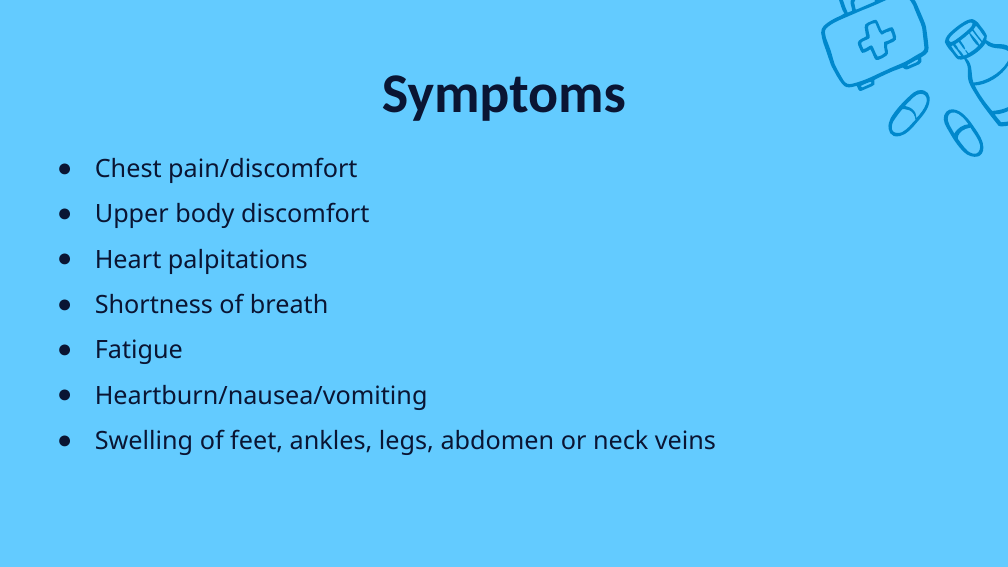
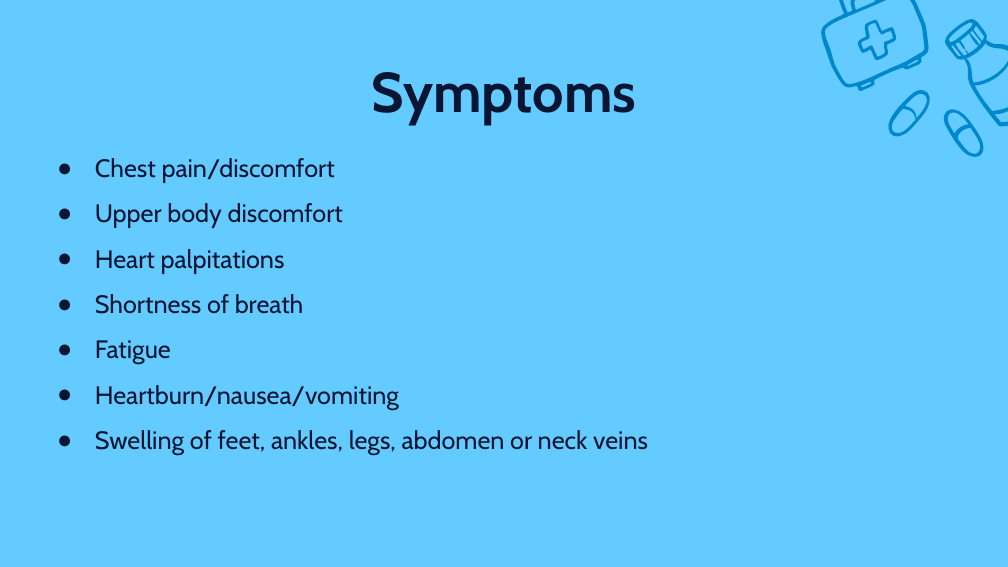
Before and after one commit to enrique-bustamante/Group2_Cardiovascular_Project, a slide deck: slide 3 of CardiovascularDiseasePresentation.pptx (slide 10 before the commit). Drawn at 1008x567 pixels with LibreOffice and Linux fonts; fonts in the diff are those of the drawing. Boxes give left, top, right and bottom in pixels: in the first picture for what was removed or moved away, otherwise in the second. Text is boxed around its words. In the diff, an @@ line names an element or a change of style, - is before the commit and + after.

```diff
--- a/CardiovascularDiseasePresentation.pptx
+++ b/CardiovascularDiseasePresentation.pptx
@@ title "Symptoms" at box(372, 72, 637, 125): font Calibri to Cabin @@
@@ text "Chest pain/discomfort" at box(95, 158, 648, 455): font Noto Sans to Cabin @@
```
Also in this commit, not shown: 7 other slides changed, 8 slides added, 3 slides removed.
